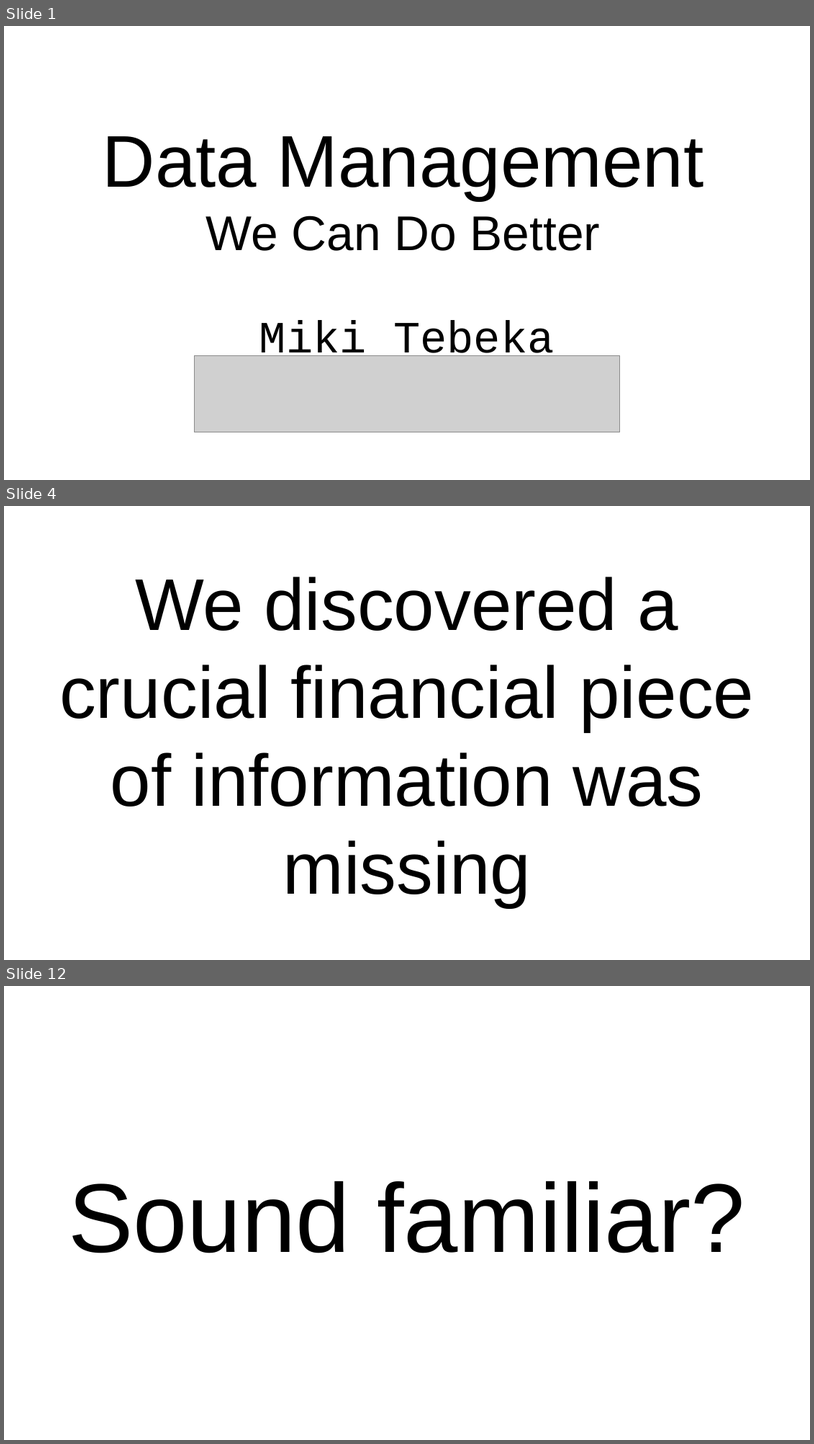
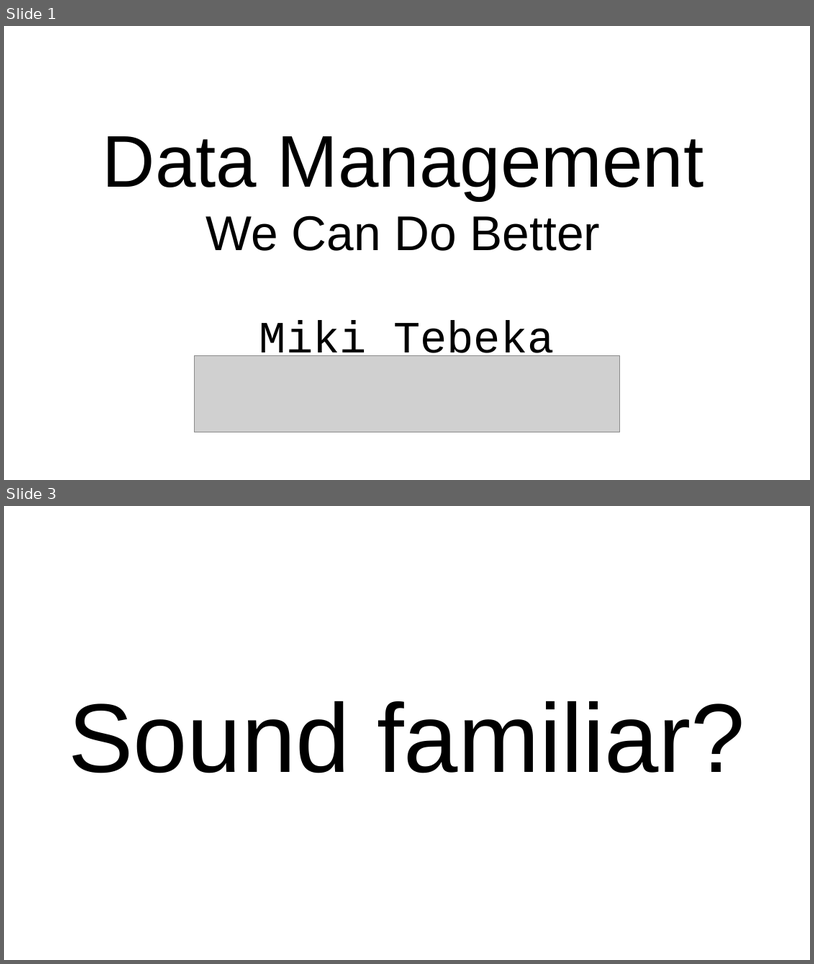
Before and after one commit to tebeka/talks, a slide deck: data-management/data-management.odp. Shown one above the other, each under a label of ours: slides 1, 4 and 12 before the commit, slides 1 and 3 after it; the slides between them are not shown. The pictures are 814x1444 and 814x964 pixels, drawn with LibreOffice and Linux fonts; fonts in the diff are those of the drawing; grey boxes stand for pictures. Boxes give left, top, right and bottom in pixels: in the first picture for what was removed or moved away, otherwise in the second. Text is boxed around its words. In the diff, an @@ line names an element or a change of style, - is before the commit and + after.

```diff
--- a/data-management/data-management.odp
+++ b/data-management/data-management.odp
@@ slide 4 removed at [4,506,810,960], background #FFFFFF @@
@@ title removed at [59,577,754,907] @@
-We discovered a crucial financial piece of information was missing
@@ what was slide 12 is now slide 3 @@
```
Also in this commit, not shown: 4 slides changed, 2 slides added, 9 other slides removed.
